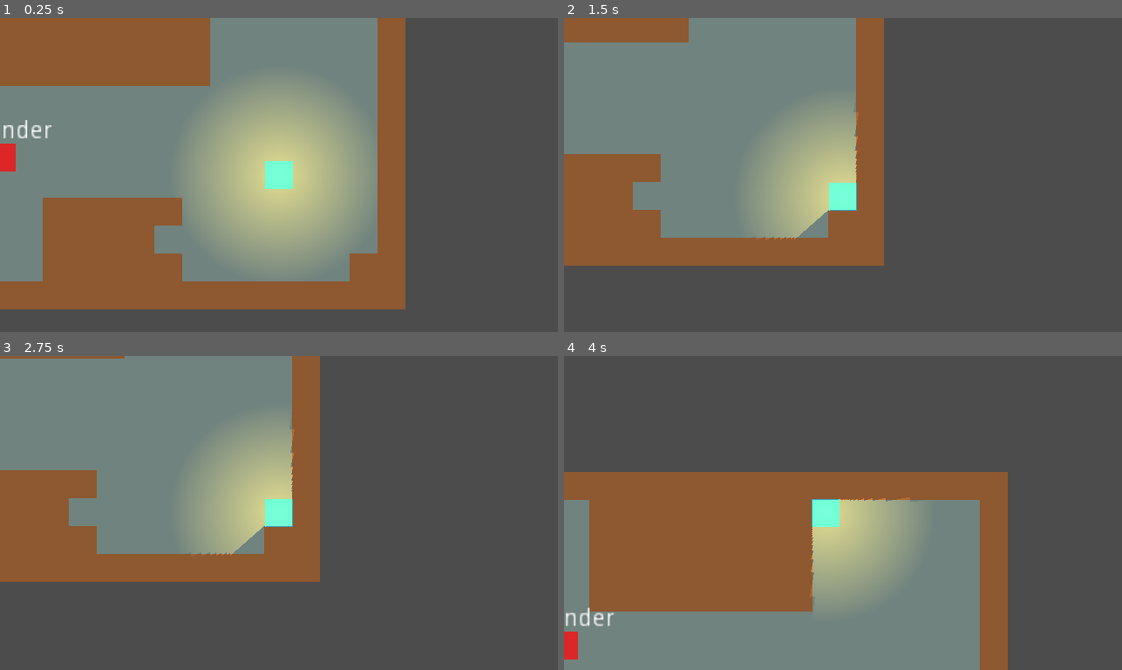
Above: before the commit, frames 1-4 (two rows, left to right).
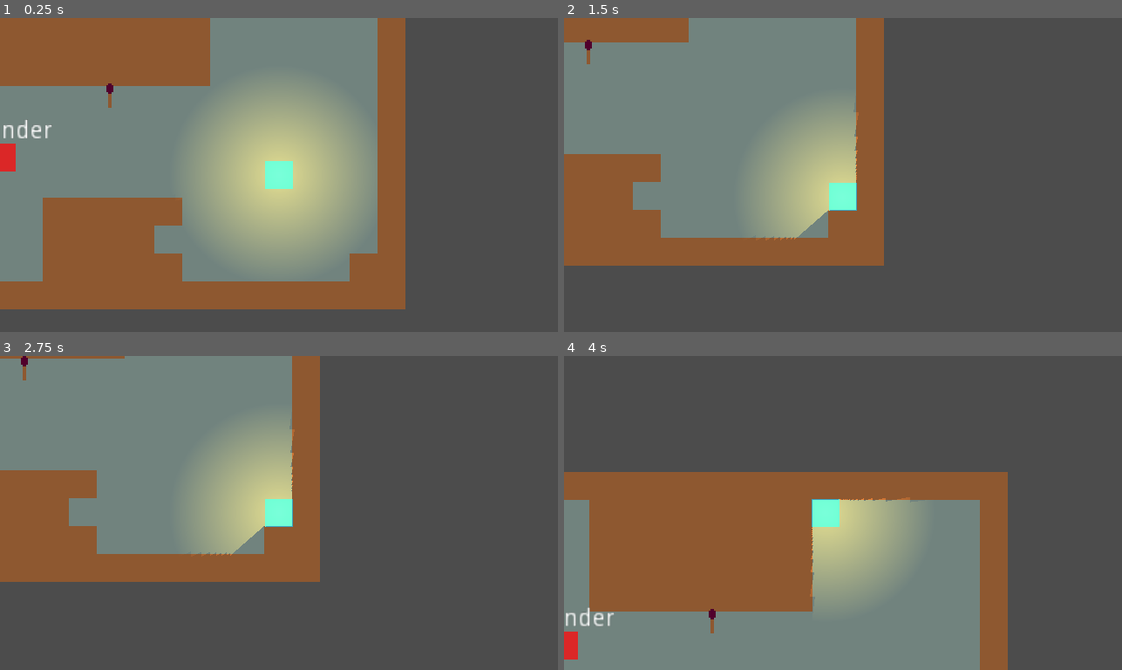
Above: after the commit, the same moments.

Repository: MrBSmith/Global2021
Game: Godot game, scene res://Scenes/Level/Level.tscn
The game is run twice, just before and just after one commit, with the same random seed, the same clock (stepped at 60 frames per second) and the same inputs.
Inputs:
- Up to frame 1 (0.25 s): no input
- Up to frame 2 (1.5 s): tap Enter (ui_accept) at 0.5, 0.6, 0.77, 1.07, 1.35 s; hold Right (ui_right) 0.53-1.28 s; hold Down (ui_down) from 1.28 s (still down)
- Up to frame 3 (2.75 s): tap Enter (ui_accept) at 1.52, 1.82, 2.1 s; release Down (ui_down) at 2.03 s; hold Right (ui_right) from 2.03 s (still down)
- Up to frame 4 (4 s): tap Enter (ui_accept) at 2.75, 2.85, 3.02, 3.32, 3.6, 3.77 s; release Right (ui_right) at 2.78 s; hold Up (ui_up) 2.78-3.53 s; hold Left (ui_left) from 3.53 s (still down)

The runs differ from the first frame. In frame 1, less than 0.1% of the frame differs, in the area x 19-21%, y 20-29%; in frame 2, less than 0.1%; in frame 3, less than 0.1%; in frame 4, less than 0.1%.

Commit message:
Basic Enemy Wander/Seek/Chase behaviour

Diff:
--- /dev/null
+++ b/AbstractClasses/InteractiveObject.gd
@@ -0,0 +1,26 @@
+extends Node2D
+class_name InteractiveObject
+
+#### ACCESSORS ####
+
+func is_class(value: String): return value == "InteractiveObject" or .is_class(value)
+func get_class() -> String: return "InteractiveObject"
+
+
+#### BUILT-IN ####
+
+
+
+#### VIRTUALS ####
+
+
+
+#### LOGIC ####
+
+
+
+#### INPUTS ####
+
+
+
+#### SIGNAL RESPONSES ####
--- a/Autoload/Events.gd
+++ b/Autoload/Events.gd
@@ -6,3 +6,9 @@
 
 signal query_path(who, from, to)
 signal send_path(who, path)
+
+
+#### INTERACTIONS ####
+
+signal try_to_fire()
+signal light_activated(light_source ,active)
--- a/Scenes/Actors/Enemy/Enemy.gd
+++ b/Scenes/Actors/Enemy/Enemy.gd
@@ -23,6 +23,7 @@
 func set_state(value): statemachine.set_state(value)
 func get_state() -> StateBase : return statemachine.get_state()
 func get_state_name() -> String: return statemachine.get_state_name()
+
 
 #### BUILT-IN ####
 
@@ -72,6 +73,12 @@
 	set_state(chase_state)
 
 
+func is_light_source_visible(light_source: LightBase) -> bool:
+	for area in detection_area.get_overlapping_areas():
+		if area == light_source:
+			return true
+	return false
+
 #### INPUTS ####
 
 
@@ -91,5 +98,5 @@
 	if !area is LightBase:
 		return
 
-	if get_state_name() == "Wander":
+	if get_state_name() == "Wander" && area.is_active():
 		seek(area)
--- a/Scenes/Actors/Enemy/Seek.gd
+++ b/Scenes/Actors/Enemy/Seek.gd
@@ -8,24 +8,31 @@
 func is_class(value: String): return value == "SeekState" or .is_class(value)
 func get_class() -> String: return "SeekState"
 
-func set_light_source(value: LightBase): light_source = value
+func set_light_source(value: LightBase):
+	if value != light_source:
+		light_source = value
+
+		if owner.get_state() == self && light_source != null:
+			follow_light_source()
+
 func get_light_source() -> LightBase: return light_source
 
 
 
 #### BUILT-IN ####
 
-
+func _ready() -> void:
+	var __ = Events.connect("light_activated", self, "_on_light_activated")
 
 #### VIRTUALS ####
 
 func enter_state():
-	var light_source_pos = light_source.get_global_position()
-	Events.emit_signal("query_path", owner, owner.get_position(), light_source_pos)
+	follow_light_source()
 
 
 func exit_state():
 	set_light_source(null)
+
 
 func update(delta: float):
 	if !owner.get_move_path().empty():
@@ -33,6 +40,10 @@
 
 
 #### LOGIC ####
+
+func follow_light_source():
+	var light_source_pos = light_source.get_global_position()
+	Events.emit_signal("query_path", owner, owner.get_position(), light_source_pos)
 
 
 
@@ -45,3 +56,14 @@
 func _on_path_received(who: Actor, received_path: PoolVector2Array):
 	if who == owner && owner.get_state() == self:
 		owner.set_move_path(received_path)
+
+
+func _on_light_activated(light: LightBase, active: bool):
+	if owner.get_state() != self:
+		return
+
+	if active:
+		if owner.is_light_source_visible(light):
+			set_light_source(light)
+	elif light == light_source:
+		owner.set_state("Wander")
--- a/Scenes/Actors/Enemy/Wander.gd
+++ b/Scenes/Actors/Enemy/Wander.gd
@@ -19,6 +19,7 @@
 func _ready() -> void:
 	var __ = timer_node.connect("timeout", self, "_on_timer_timeout")
 	__ = owner.connect("path_finished", self, "_on_path_finished")
+	__ = Events.connect("light_activated", self, "_on_light_activated")
 
 #### VIRTUALS ####
 
@@ -74,3 +75,12 @@
 func _on_path_received(who: Actor, received_path: PoolVector2Array):
 	if who == owner && owner.get_state() == self:
 		owner.set_move_path(received_path)
+
+
+func _on_light_activated(light: LightBase, active: bool):
+	if owner.get_state() != self:
+		return
+
+	if active:
+		if owner.is_light_source_visible(light):
+			owner.seek(light)
--- a/Scenes/Actors/Player/Player.gd
+++ b/Scenes/Actors/Player/Player.gd
@@ -1,14 +1,23 @@
 extends Actor
 class_name Player
 
+onready var lighter = $Lighter
+
 var v_movement : float = 0.0
 var h_movement : float = 0.0
+
+var light_on : bool = true setget set_light_on, is_light_on
 
 #### ACCESSORS ####
 
 func is_class(value: String): return value == "Player" or .is_class(value)
 func get_class() -> String: return "Player"
 
+func set_light_on(value: bool):
+	light_on = value
+	lighter.set_visible(light_on)
+
+func is_light_on() -> bool: return light_on
 
 #### BUILT-IN ####
 
@@ -33,5 +42,7 @@
 	v_movement = Input.get_action_strength("ui_right") - Input.get_action_strength("ui_left")
 	h_movement = Input.get_action_strength("ui_down") - Input.get_action_strength("ui_up")
 
+	if Input.is_action_just_pressed("ui_accept"):
+		Events.emit_signal("try_to_fire")
 
 #### SIGNAL RESPONSES ####
--- /dev/null
+++ b/Scenes/InteractiveObjects/Torch/Torch.gd
@@ -0,0 +1,61 @@
+extends InteractiveObject
+class_name Torch
+
+onready var fire = $Fire
+
+export var fire_duration : float = 5.0
+
+var on_fire : bool = false setget set_on_fire, is_on_fire
+
+#### ACCESSORS ####
+
+func is_class(value: String): return value == "Torch" or .is_class(value)
+func get_class() -> String: return "Torch"
+
+func set_on_fire(value: bool):
+	if value == on_fire:
+		return
+
+	on_fire = value
+	$Fire/Light.set_active(on_fire)
+	$Fire/Particles2D.set_emitting(on_fire)
+
+	if on_fire:
+		$Fire/Timer.start(fire_duration)
+
+func is_on_fire() -> bool: return on_fire
+
+
+#### BUILT-IN ####
+
+func _ready() -> void:
+	$Fire/Light.set_visible(on_fire)
+	$Fire/Particles2D.set_emitting(on_fire)
+
+	var __ = Events.connect("try_to_fire", self, "_on_try_to_fire")
+	__ = $Fire/Timer.connect("timeout", self, "_on_fire_timer_timeout")
+
+
+#### VIRTUALS ####
+
+
+
+#### LOGIC ####
+
+
+
+#### INPUTS ####
+
+
+
+#### SIGNAL RESPONSES ####
+
+func _on_try_to_fire():
+	var bodies_array = $Area2D.get_overlapping_bodies()
+	for body in bodies_array:
+		if body is Player:
+			set_on_fire(true)
+
+
+func _on_fire_timer_timeout():
+	set_on_fire(false)
--- /dev/null
+++ b/Scenes/InteractiveObjects/Torch/Torch.tscn
@@ -0,0 +1,76 @@
+[gd_scene load_steps=12 format=2]
+
+[ext_resource path="res://Scenes/InteractiveObjects/Torch/Torch.gd" type="Script" id=1]
+[ext_resource path="res://Scenes/Light/LightBase.tscn" type="PackedScene" id=2]
+[ext_resource path="res://Scenes/InteractiveObjects/Torch/Torche.png" type="Texture" id=3]
+
+[sub_resource type="Curve" id=1]
+min_value = -360.0
+max_value = 360.0
+_data = [ Vector2( 0.00833333, 222.545 ), 0.0, 0.0, 0, 0, Vector2( 1, -242.182 ), 0.0, 0.0, 0, 0 ]
+
+[sub_resource type="CurveTexture" id=2]
+curve = SubResource( 1 )
+
+[sub_resource type="Gradient" id=3]
+offsets = PoolRealArray( 0.0103093, 0.113402, 0.525773, 0.731959, 1 )
+colors = PoolColorArray( 0.378906, 0.130249, 0.363365, 1, 1, 0, 0, 1, 0.96875, 1, 0, 1, 0, 0, 0, 0.717647, 1, 1, 1, 0 )
+
+[sub_resource type="GradientTexture" id=4]
+gradient = SubResource( 3 )
+
+[sub_resource type="Curve" id=5]
+_data = [ Vector2( 0, 1 ), 0.0, 0.0, 0, 0, Vector2( 1, 0.418182 ), 0.0, 0.0, 0, 0 ]
+
+[sub_resource type="CurveTexture" id=6]
+curve = SubResource( 5 )
+
+[sub_resource type="ParticlesMaterial" id=7]
+lifetime_randomness = 0.35
+emission_shape = 1
+emission_sphere_radius = 3.0
+flag_disable_z = true
+gravity = Vector3( 0, -50, 0 )
+orbit_velocity = 0.0
+orbit_velocity_random = 0.0
+radial_accel = 8.77
+radial_accel_random = 0.16
+tangential_accel = 2.94
+tangential_accel_random = 0.09
+damping = 17.89
+damping_random = 0.51
+angle = 24.1
+angle_random = 1.0
+angle_curve = SubResource( 2 )
+scale = 1.3
+scale_random = 0.57
+scale_curve = SubResource( 6 )
+color_ramp = SubResource( 4 )
+hue_variation_random = 0.2
+
+[sub_resource type="CircleShape2D" id=8]
+radius = 18.0
+
+[node name="Torch" type="Node2D"]
+z_index = 1
+script = ExtResource( 1 )
+
+[node name="Sprite" type="Sprite" parent="."]
+texture = ExtResource( 3 )
+
+[node name="Fire" type="Node2D" parent="."]
+position = Vector2( 0, -4 )
+
+[node name="Light" parent="Fire" instance=ExtResource( 2 )]
+
+[node name="Particles2D" type="Particles2D" parent="Fire"]
+amount = 70
+randomness = 0.32
+process_material = SubResource( 7 )
+
+[node name="Timer" type="Timer" parent="Fire"]
+
+[node name="Area2D" type="Area2D" parent="."]
+
+[node name="CollisionShape2D" type="CollisionShape2D" parent="Area2D"]
+shape = SubResource( 8 )
--- a/Scenes/Level/Level.tscn
+++ b/Scenes/Level/Level.tscn
@@ -1,28 +1,29 @@
-[gd_scene load_steps=12 format=2]
+[gd_scene load_steps=13 format=2]
 
 [ext_resource path="res://Scenes/Actors/Player/Player.tscn" type="PackedScene" id=1]
 [ext_resource path="res://Scenes/Level/Tileset/Tileset.png" type="Texture" id=2]
 [ext_resource path="res://Scenes/Actors/Enemy/Enemy.tscn" type="PackedScene" id=3]
 [ext_resource path="res://Scenes/Level/Pathfinder.gd" type="Script" id=4]
 [ext_resource path="res://Scenes/Level/Level.gd" type="Script" id=5]
+[ext_resource path="res://Scenes/InteractiveObjects/Torch/Torch.tscn" type="PackedScene" id=6]
 
-[sub_resource type="OccluderPolygon2D" id=5]
-polygon = PoolVector2Array( 16, 16, 0, 16, 0, 0, 16, 0 )
-
-[sub_resource type="ConvexPolygonShape2D" id=1]
-points = PoolVector2Array( 16, 16, 0, 16, 0, 0, 16, 0 )
-
-[sub_resource type="OccluderPolygon2D" id=6]
+[sub_resource type="OccluderPolygon2D" id=1]
 polygon = PoolVector2Array( 16, 16, 0, 16, 0, 0, 16, 0 )
 
 [sub_resource type="ConvexPolygonShape2D" id=2]
 points = PoolVector2Array( 16, 16, 0, 16, 0, 0, 16, 0 )
 
-[sub_resource type="NavigationPolygon" id=3]
+[sub_resource type="OccluderPolygon2D" id=3]
+polygon = PoolVector2Array( 16, 16, 0, 16, 0, 0, 16, 0 )
+
+[sub_resource type="ConvexPolygonShape2D" id=4]
+points = PoolVector2Array( 16, 16, 0, 16, 0, 0, 16, 0 )
+
+[sub_resource type="NavigationPolygon" id=5]
 vertices = PoolVector2Array( 16, 16, 0, 16, 0, 0, 16, 0 )
 polygons = [ PoolIntArray( 0, 1, 2, 3 ) ]
 
-[sub_resource type="TileSet" id=4]
+[sub_resource type="TileSet" id=6]
 0/name = "Soil"
 0/texture = ExtResource( 2 )
 0/tex_offset = Vector2( 0, 0 )
@@ -100,10 +101,13 @@
 script = ExtResource( 4 )
 
 [node name="Walls" type="TileMap" parent="Navigation2D"]
-tile_set = SubResource( 4 )
+tile_set = SubResource( 6 )
 cell_size = Vector2( 16, 16 )
 format = 1
 tile_data = PoolIntArray( 0, 0, 0, 1, 0, 0, 2, 0, 0, 3, 0, 0, 4, 0, 0, 5, 0, 0, 6, 0, 0, 7, 0, 0, 8, 0, 0, 9, 0, 0, 10, …(3614 unchanged characters)…
 __meta__ = {
 "_edit_lock_": true
 }
+
+[node name="Torch" parent="." instance=ExtResource( 6 )]
+position = Vector2( 166.346, 85.4647 )
--- a/Scenes/Light/LightBase.gd
+++ b/Scenes/Light/LightBase.gd
@@ -1,11 +1,22 @@
 extends Area2D
 class_name LightBase
+
+var active : bool = false setget set_active, is_active
 
 #### ACCESSORS ####
 
 func is_class(value: String): return value == "LightBase" or .is_class(value)
 func get_class() -> String: return "LightBase"
 
+func set_active(value: bool):
+	if value == active:
+		return
+
+	active = value
+	set_visible(value)
+	Events.emit_signal("light_activated", self, active)
+
+func is_active() -> bool : return active
 
 #### BUILT-IN ####
 
--- a/project.godot
+++ b/project.godot
@@ -23,6 +23,11 @@
 "class": "Enemy",
 "language": "GDScript",
 "path": "res://Scenes/Actors/Enemy/Enemy.gd"
+}, {
+"base": "Node2D",
+"class": "InteractiveObject",
+"language": "GDScript",
+"path": "res://AbstractClasses/InteractiveObject.gd"
 }, {
 "base": "Node2D",
 "class": "Level",
@@ -59,6 +64,11 @@
 "language": "GDScript",
 "path": "res://AbstractClasses/StateMachine.gd"
 }, {
+"base": "InteractiveObject",
+"class": "Torch",
+"language": "GDScript",
+"path": "res://Scenes/InteractiveObjects/Torch/Torch.gd"
+}, {
 "base": "StateBase",
 "class": "WanderState",
 "language": "GDScript",
@@ -68,6 +78,7 @@
 "Actor": "",
 "Chase": "",
 "Enemy": "",
+"InteractiveObject": "",
 "Level": "",
 "LightBase": "",
 "Pathfinder": "",
@@ -75,6 +86,7 @@
 "SeekState": "",
 "StateBase": "",
 "StatesMachine": "",
+"Torch": "",
 "WanderState": ""
 }
 
Binary file added: Scenes/InteractiveObjects/Torch/Torche.png
Not shown, added: Scenes/InteractiveObjects/Torch/Torche.png.import
Not shown: 3 places in Scenes/Level/Level.tscn that only renumber resources
